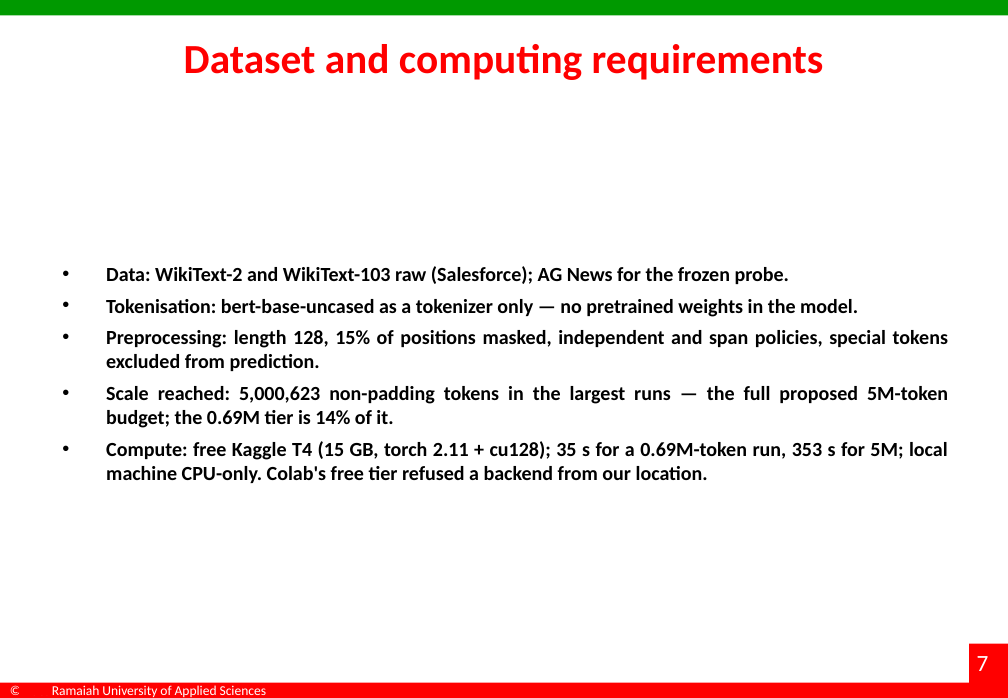
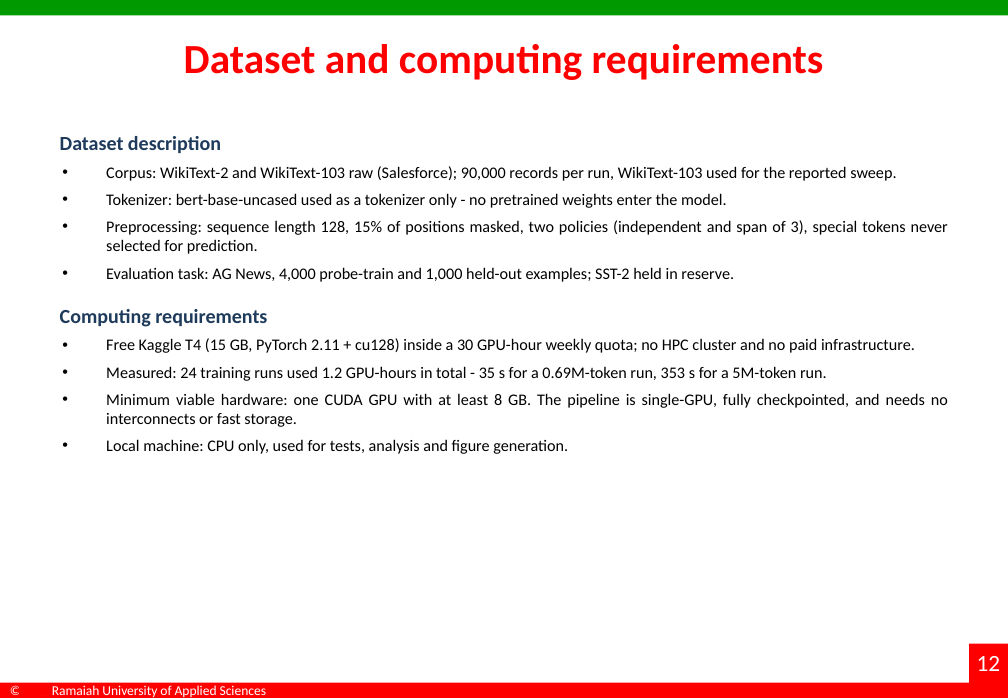
Before and after one commit to dakshadev/7th-sem, a slide deck: slide 12 of docs/Interim_Project_Presentation_7th-sem.pptx (slide 7 before the commit). Drawn at 1008x698 pixels with LibreOffice and Linux fonts; fonts in the diff are those of the drawing; background and template pictures are left out. Boxes give left, top, right and bottom in pixels: in the first picture for what was removed or moved away, otherwise in the second. Text is boxed around its words. In the diff, an @@ line names an element or a change of style, - is before the commit and + after.

Commit message:
docs(deck): restructure the interim deck to the mentor's slide-by-slide instructions
Mentor asked for: introduction on one slide, problem statement on its own slide, literature survey
as in the previous review, approved research gaps on one slide, objectives written out in full, and
dataset/computing requirements under explicit sub-headings.

- Introduction and problem statement are now separate slides (3 and 4); the old combined slide is gone
- Literature survey restored to the three approved tables from the pre-project review, 15 references
- Research gaps G1-G5 on one slide, each labelled and separated
- Approved objectives reproduced in full, then a separate progress table against evidence
- Dataset and computing requirements carry real sub-headings (bullet-free, 15.5pt, navy) and the
  body was lifted to the top of the slide
- References rebuilt to 21 entries in two columns, so the numbering matches the literature tables
- Objective 3's row now records that SIGReg was conditional and not run, with VICReg and Barlow
  implemented instead - the deck should not imply work that did not happen

15 -> 20 slides. Slide numbers are layout fields, so they renumber themselves. Template master,
layouts, fonts, colours and footer untouched; every new slide is a clone of an existing one.

```diff
--- a/docs/Interim_Project_Presentation_7th-sem.pptx
+++ b/docs/Interim_Project_Presentation_7th-sem.pptx
@@ text at [60, 136, 948, 454]: text changed; size 15.5 to 12.5 pt; bold off @@
-• Data: WikiText-2 and WikiText-103 raw (Salesforce); AG News for the frozen probe.
-• Tokenisation: bert-base-uncased as a tokenizer only — no pretrained weights in the model.
-• Preprocessing: length 128, 15% of positions masked, independent and span policies, special tokens excluded from prediction.
-• Scale reached: 5,000,623 non-padding tokens in the largest runs — the full proposed 5M-token budget; the 0.69M tier is 14% of it.
-• Compute: free Kaggle T4 (15 GB, torch 2.11 + cu128); 35 s for a 0.69M-token run, 353 s for 5M; local machine CPU-only. Colab's free tier refused a backend from our location.
+Dataset description
+• Corpus: WikiText-2 and WikiText-103 raw (Salesforce); 90,000 records per run, WikiText-103 used for the reported sweep.
+• Tokenizer: bert-base-uncased used as a tokenizer only - no pretrained weights enter the model.
+• Preprocessing: sequence length 128, 15% of positions masked, two policies (independent and span of 3), special tokens never selected for prediction.
+• Evaluation task: AG News, 4,000 probe-train and 1,000 held-out examples; SST-2 held in reserve.
+Computing requirements
+• Free Kaggle T4 (15 GB, PyTorch 2.11 + cu128) inside a 30 GPU-hour weekly quota; no HPC cluster and no paid infrastructure.
+• Measured: 24 training runs used 1.2 GPU-hours in total - 35 s for a 0.69M-token run, 353 s for a 5M-token run.
+• Minimum viable hardware: one CUDA GPU with at least 8 GB. The pipeline is single-GPU, fully checkpointed, and needs no interconnects or fast storage.
+• Local machine: CPU only, used for tests, analysis and figure generation.
@@ page number at [977, 656, 1001, 671]: text changed @@
-7
+12
```
Also in this commit, not shown: 4 other slides changed, 6 slides added, 1 slide removed, 2 other files.
